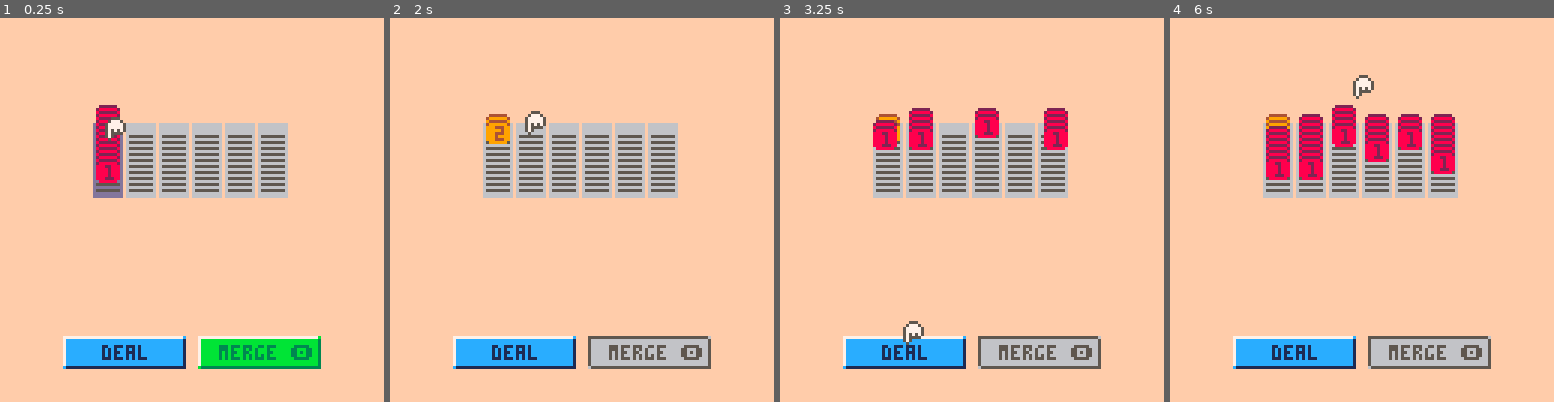
Above: before the commit, frames 1-4 (left to right).
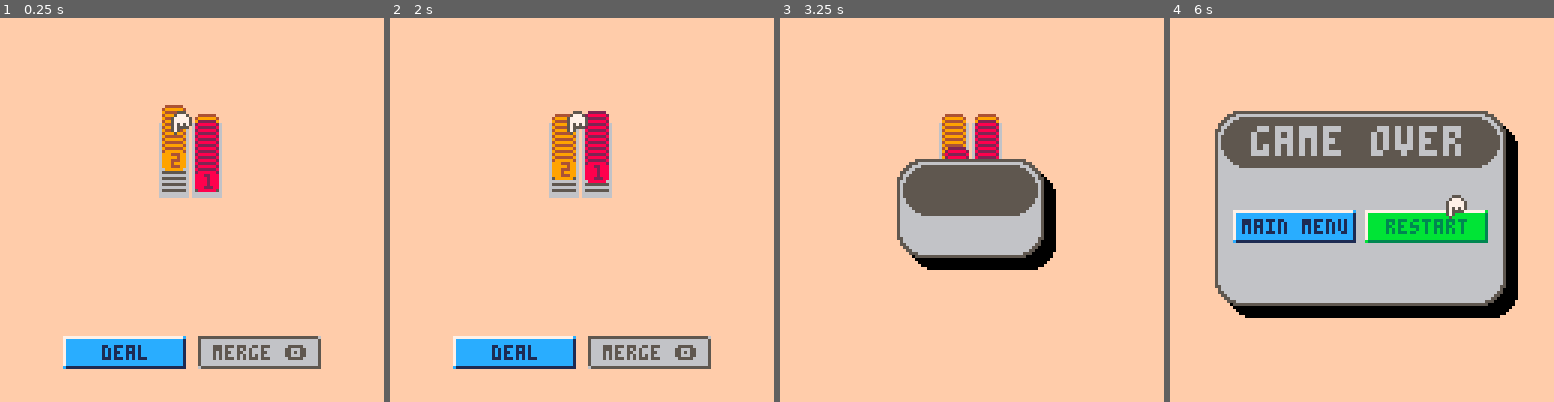
Above: after the commit, the same moments.

Repository: jakesearle/coin-sort
Game: PICO-8 cartridge okay.p8
Two runs of this game, one before a commit and one after it. Both use one fixed random seed, a clock stepped at 60 frames per second and the inputs below.
Inputs:
- Up to frame 1 (0.25 s): no input
- Up to frame 2 (2 s): tap O (Z key) at 0.33, 0.7, 1.43 s; tap X (X key) at 1.07 s; hold Left from 1.97 s (still down)
- Up to frame 3 (3.25 s): tap X (X key) every 0.33 s from 2.07 to 3.07 s; tap O (Z key) at 2.22, 3.1 s; release Left at 2.37 s; hold Down 2.42-2.82 s; hold Right from 2.87 s (still down)
- Up to frame 4 (6 s): tap X (X key) every 0.33 s from 3.4 to 5.73 s; release Right at 3.53 s; hold Up 3.58-4.08 s; tap O (Z key) at 3.98, 4.87, 5.75 s; hold Right 4.13-4.53 s; hold Down 4.58-5.08 s; hold Left 5.13-5.8 s; hold Up from 5.85 s (still down)

The runs differ from the first frame. In frame 1, 12% of the frame differs, in the area x 24-84%, y 22-92%; in frame 2, 9.2%; in frame 3, 22%; in frame 4, 45%, in the area x 11-91%, y 14-92%.

Commit message:
Add gameover screen

Diff:
--- a/button.lua
+++ b/button.lua
@@ -3,9 +3,15 @@
     if button_type == LEVEL_CONFIG.BUTTON_TYPES.merge then
         color = 11
         text = "merge 🅾️"
-    else
+    elseif button_type == LEVEL_CONFIG.BUTTON_TYPES.deal then
         color = 12
         text = "deal"
+    elseif button_type == LEVEL_CONFIG.BUTTON_TYPES.restart then
+        color = 11
+        text = "restart"
+    elseif button_type == LEVEL_CONFIG.BUTTON_TYPES.main_menu then
+        color = 12
+        text = "main menu"
     end
     button = {
         button_type = button_type,
--- a/config.lua
+++ b/config.lua
@@ -3,12 +3,15 @@
 screenheight = 127
 
 level1 = {
-    { 1, 1, 1, 1, 1, 1, 1, 1, 1, 1 },
-    {},
-    {},
-    {},
-    {},
-    {}
+    { 2, 2, 2, 2, 2, 2, 2, 2 },
+    { 2, 1, 1, 1, 1, 1, 1, 1, 1, 1 }
+}
+
+GAME_STATE = {
+    menu = 1,
+    level = 2,
+    game_over_countdown = 3,
+    game_over = 4
 }
 
 LEVEL_STATE = {
@@ -22,7 +25,9 @@
     n_merge_new = 2,
     BUTTON_TYPES = {
         deal = 1,
-        merge = 2
+        merge = 2,
+        restart = 3,
+        main_menu = 4
     },
     BUTTON = {
         height = 10,
--- /dev/null
+++ b/game.lua
@@ -0,0 +1,47 @@
+function make_game()
+    local game = {
+        level = make_level(level1),
+        popup = nil,
+        state = GAME_STATE.level,
+        f = 0,
+        f_gameover = nil
+    }
+
+    function game:update()
+        if self.state == GAME_STATE.level then
+            self.level:update()
+            if self.level:is_gameover() then
+                self.state = GAME_STATE.game_over_countdown
+                self.f_gameover = self.f
+            end
+        elseif self.state == GAME_STATE.game_over_countdown then
+            self.level:update()
+            -- if self.f >= (TIME.second * 2) + self.f_gameover then
+            self.state = GAME_STATE.game_over
+            -- end
+        elseif self.state == GAME_STATE.game_over then
+            if self.popup == nil then
+                self.popup = make_popup("game over", self.main_menu, self.restart)
+            end
+            self.popup:update()
+        end
+        self.f += 1
+    end
+
+    function game:draw()
+        self.level:draw()
+        if self.popup then
+            self.popup:draw()
+        end
+    end
+
+    function game:main_menu()
+        printh("Main menu")
+    end
+
+    function game:restart()
+        printh("Restart")
+    end
+
+    return game
+end
--- a/level.lua
+++ b/level.lua
@@ -90,8 +90,11 @@
     end
 
     function level:draw()
+        local go = self:is_gameover()
         draw_all(self.trays)
-        draw_all(self.buttons)
+        if not go then
+            draw_all(self.buttons)
+        end
 
         -- Draw releasing coins on top
         for tray in all(self.trays) do
@@ -101,8 +104,9 @@
                 end
             end
         end
-
-        self.pointer:draw()
+        if not go then
+            self.pointer:draw()
+        end
     end
 
     function level:update_children()
@@ -450,5 +454,19 @@
         end
     end
 
+    function level:is_gameover()
+        for t in all(self.trays) do
+            if t.is_complete then
+                return false
+            end
+            if t:empty_slots() > 0 then
+                return false
+            end
+        end
+
+        return true
+    end
+
+    level:recalc_active_buttons()
     return level
 end
--- a/main.lua
+++ b/main.lua
@@ -1,20 +1,27 @@
+debug_slowdown = 1
+
 function _init()
     printh("\nSTART:")
     frame = 0
     prev_btn = 0
-    level = make_level(level1)
+    game = make_game()
 end
 
 function _update()
     frame += 1
-    level:update()
-    update_prev_btn()
+    if frame % debug_slowdown == 0 then
+        game:update()
+        update_prev_btn()
+    end
 end
 
 function _draw()
     -- Background
-    cls(15)
-    level:draw()
+    if frame % debug_slowdown == 0 then
+        cls(15)
+        game:draw()
+        -- big_print("text", 50, 50, 11)
+    end
 end
 
 function update_prev_btn()
--- a/okay.p8
+++ b/okay.p8
@@ -4,8 +4,10 @@
 #include button.lua
 #include coin.lua
 #include config.lua
+#include game.lua
 #include level.lua
 #include main.lua
+#include popup.lua
 #include pointer.lua
 #include tray.lua
 #include util.lua
@@ -19,9 +21,9 @@
 007007008888288899499999aaaaa9aabbbbb3bbccccc1cceedeedee222822224494494411111111000000000000000000000000000000000000000000000000
 000000008882228899444499aa9999aabbbbb3bbcc1111cceeddddee222822224499994411111111000000000000000000000000000000000000000000000000
 0000000008888880099999900aaaaaa00bbbbbb00cccccc00eeeeee0022222200444444001111110000000000000000000000000000000000000000000000000
-00055500000555000005550000000000011111100000000000000000000000000000000000000000000000000000000000000000000000000000000000000000
-005777500057775000577750000000001cccccc10000000000000000000000000000000000000000000000000000000000000000000000000000000000000000
-05777775057777750577777500000000c111111c0000000000000000000000000000000000000000000000000000000000000000000000000000000000000000
+000555000005550000055500ffffffff011111100000000000000000000000000000000000000000000000000000000000000000000000000000000000000000
+005777500057775000577750f76d510f1cccccc10000000000000000000000000000000000000000000000000000000000000000000000000000000000000000
+057777750577777505777775ffffffffc111111c0000000000000000000000000000000000000000000000000000000000000000000000000000000000000000
 05777775557777750577777500000000ccc11c1c0000000000000000000000000000000000000000000000000000000000000000000000000000000000000000
 05757575057575700575757500000000c1111c1c0000000000000000000000000000000000000000000000000000000000000000000000000000000000000000
 05755550005555500575757500000000c1cc1c1c0000000000000000000000000000000000000000000000000000000000000000000000000000000000000000
--- /dev/null
+++ b/popup.lua
@@ -0,0 +1,171 @@
+function make_popup(title, main_menu_callback, restart_callback)
+    local b_types = { LEVEL_CONFIG.BUTTON_TYPES.main_menu, LEVEL_CONFIG.BUTTON_TYPES.restart }
+    local button_margin = LEVEL_CONFIG.BUTTON.margin
+
+    local popup = {
+        title = title,
+        x_message = x_message,
+        x_callback = x_callback,
+        o_message = o_message,
+        o_callback = o_callback,
+        t_w = 96,
+        t_h = 64,
+        w = 1,
+        h = 1,
+        r_squircle = 8,
+        t = 0,
+        vw = 0,
+        vh = 0
+    }
+
+    function popup:init()
+        self.buttons = {}
+        for i, t in ipairs(b_types) do
+            local button = make_button(nil, nil, t)
+            add(self.buttons, button)
+        end
+    end
+
+    function popup:update()
+        self.t += 1
+        -- Popup animation
+        if self.w ~= self.t_w or self.h ~= self.t_h then
+            local finished = self:_update_scaling()
+            self:_update_positions()
+            if finished then
+                button_i = 2
+                local x, y = self.buttons[button_i]:get_pointer_xy()
+                self.pointer = make_pointer(nil, x, y)
+                self.pointer.button_i = button_i
+            end
+        end
+
+        if self.pointer then
+            if btnp(➡️) then
+                self:_move_pointer(1)
+            elseif btnp(⬅️) then
+                self:_move_pointer(-1)
+            elseif btnp(❎) then
+                self:_button_down()
+            elseif btnr(❎) then
+                self:_button_up()
+            end
+            self.pointer:update()
+        end
+    end
+
+    function popup:_update_scaling()
+        -- spring animation
+        local stiffness = 0.5
+        local damping = 0.55
+        local velocity_threshold = 0.05
+        -- how slow is "slow enough"
+
+        local dw = self.t_w - self.w
+        local dh = self.t_h - self.h
+
+        self.vw = self.vw * damping + dw * stiffness
+        self.vh = self.vh * damping + dh * stiffness
+
+        self.w += self.vw
+        self.h += self.vh
+
+        local speed = sqrt(self.vw ^ 2 + self.vh ^ 2)
+
+        if speed < velocity_threshold then
+            self.w = self.t_w
+            self.h = self.t_h
+            self.vw = 0
+            self.vh = 0
+            return true
+        end
+
+        return false
+    end
+
+    function popup:_update_positions()
+        self.x = (screenwidth - self.w) \ 2
+        self.y = (screenheight - self.h) \ 2
+
+        if not self.header then self.header = {} end
+        self.header.x = self.x + 2
+        self.header.y = self.y + 2
+        self.header.w = self.w - 4
+        self.header.h = self.r_squircle * 2
+
+        if not self.button_container then self.button_container = {} end
+        self.button_container.x = self.header.x
+        self.button_container.y = self.header.y + self.header.h
+        self.button_container.w = self.header.w
+        self.button_container.h = self.h - self.header.h - self.r_squircle
+
+        local total_button_w = #self.buttons * self.buttons[1].w
+        local margin_w = (self.button_container.w - total_button_w) \ (#self.buttons + 1)
+        local curr_x = self.button_container.x + margin_w
+        for i, b in ipairs(self.buttons) do
+            b.x = curr_x
+            b.y = (self.button_container.h - self.buttons[1].h) \ 2 + self.button_container.y
+            curr_x += margin_w + b.w
+        end
+    end
+
+    function popup:_move_pointer(dir)
+        local new_i = ((self.pointer.button_i - 1 + dir) % #self.buttons) + 1
+        local new_x, new_y = self.buttons[new_i]:get_pointer_xy()
+        self:_get_pointed_button():release()
+        self.pointer:move_to_button(new_i, new_x, new_y)
+    end
+
+    function popup:_button_down()
+        self:_get_pointed_button():press()
+    end
+
+    function popup:_button_up()
+        self:_get_pointed_button():release()
+        local type = self:_get_pointed_button().button_type
+        if type == LEVEL_CONFIG.BUTTON_TYPES.main_menu then
+            main_menu_callback()
+        elseif type == LEVEL_CONFIG.BUTTON_TYPES.restart then
+            restart_callback()
+        end
+    end
+
+    function popup:draw()
+        -- Shadow
+        squircle_fill(self.x + 4, self.y + 4, self.w, self.h, self.r_squircle, 0)
+        -- Border
+        squircle_fill(self.x, self.y, self.w, self.h, self.r_squircle, 5)
+        -- Body
+        squircle_fill(self.x + 1, self.y + 1, self.w - 2, self.h - 2, self.r_squircle, 6)
+        self:_draw_header()
+        -- draw_outline(self.button_container)
+        self:_draw_buttons()
+        if self.pointer then
+            self.pointer:draw()
+        end
+    end
+
+    function popup:_draw_header()
+        -- Header
+        squircle_fill(self.header.x, self.header.y, self.header.w, self.header.h, self.r_squircle, 5)
+        local t_text = "\^w\^t" .. self.title
+        local text_w, _ = text_size(t_text)
+        if self.header.w >= text_w then
+            print_centered(t_text, self.header.x, self.header.y + 1, self.header.w, self.header.h, 6)
+        end
+    end
+
+    function popup:_draw_buttons()
+        local total_button_w = #self.buttons * self.buttons[1].w
+        if self.button_container.w >= total_button_w then
+            draw_all(self.buttons)
+        end
+    end
+
+    function popup:_get_pointed_button()
+        return self.buttons[self.pointer.button_i]
+    end
+
+    popup:init()
+    return popup
+end
--- a/util.lua
+++ b/util.lua
@@ -1,54 +1,42 @@
-function hcenter(s)
-    -- string length times the
-    -- pixels in a char's width
-    -- cut in half and rounded down
-    return (screenwidth / 2) - flr((#s * 4) / 2)
-end
-
-function vcenter(s)
-    -- string char's height
-    -- cut in half and rounded down
-    return (screenheight / 2) - flr(5 / 2)
-end
-
---- collision check
-function is_colliding(obj1, obj2)
-    local x1 = obj1.x
-    local y1 = obj1.y
-    local w1 = obj1.w
-    local h1 = obj1.h
-
-    local x2 = obj2.x
-    local y2 = obj2.y
-    local w2 = obj2.w
-    local h2 = obj2.h
-
-    if (x1 < (x2 + w2) and (x1 + w1) > x2 and y1 < (y2 + h2) and (y1 + h1) > y2) then
-        return true
-    else
-        return false
-    end
-end
-
-function is_even(n)
-    return n % 2 == 0
-end
-
-function average_y(list_of_coins)
-    local total = 0
-    local count = #list_of_coins
-
-    if count == 0 then
-        error("average_y: coin list is empty")
-    end
-
-    for coin in all(list_of_coins) do
-        total += coin.y
-    end
-
-    return total / count
-end
-
+----------
+-- DRAW --
+----------
+function draw_all(list)
+    for x in all(list) do
+        if type(x.draw) == "function" then
+            x:draw()
+        end
+    end
+end
+
+function squircle_fill(x, y, w, h, r, c)
+    rectfill(x + r, y, x + w - r, y + h, c)
+    rectfill(x, y + r, x + w, y + h - r, c)
+    circfill(x + r, y + r, r, c)
+    circfill(x + w - r, y + r, r, c)
+    circfill(x + r, y + h - r, r, c)
+    circfill(x + w - r, y + h - r, r, c)
+end
+
+function draw_outline(obj, color)
+    color = color or obj.c or obj.color or 14
+    assert(obj.x ~= nil, "'obj.x' must not be nil")
+    assert(obj.y ~= nil, "'obj.y' must not be nil")
+    assert(obj.w ~= nil, "'obj.w' must not be nil")
+    assert(obj.h ~= nil, "'obj.h' must not be nil")
+    rect(obj.x, obj.y, obj.x + obj.w, obj.y + obj.h, color)
+end
+
+-----------
+-- INPUT --
+-----------
+function btnr(btn_id)
+    return ((prev_btn & (1 << btn_id)) > 0) and (btn(btn_id) == false)
+end
+
+---------------
+-- LIST UTIL --
+---------------
 function contains(list, item)
     for value in all(list) do
         if value == item then
@@ -58,13 +46,14 @@
     return false
 end
 
-function approx_eq(a, b, tolerance)
-    tolerance = tolerance or 0.1
-    return abs(a - b) < tolerance
-end
-
-function btnr(btn_id)
-    return ((prev_btn & (1 << btn_id)) > 0) and (btn(btn_id) == false)
+function index_of(list, item)
+    for i = 1, #list do
+        if list[i] == item then
+            return i
+        end
+    end
+    -- not found
+    return nil
 end
 
 function remove_items(list, to_remove)
@@ -93,8 +82,9 @@
     return first, second
 end
 
--- pancelor's pq-debugging
-
+-------------
+-- LOGGING --
+-------------
 -- quote all args and print to host console
 -- usage:
 --   pq("handles nils", many_vars, {tables=1, work=11, too=111})
@@ -165,39 +155,51 @@
     return nearest
 end
 
+--------------
+-- MAP UTIL --
+--------------
+function n_keys(t)
+    local count = 0
+    for k, _ in pairs(t) do
+        count += 1
+    end
+    return count
+end
+
+----------
+-- MATH --
+----------
+function approx_eq(a, b, tolerance)
+    tolerance = tolerance or 0.1
+    return abs(a - b) < tolerance
+end
+
+function average_y(list_of_coins)
+    local total = 0
+    local count = #list_of_coins
+
+    if count == 0 then
+        error("average_y: coin list is empty")
+    end
+
+    for coin in all(list_of_coins) do
+        total += coin.y
+    end
+
+    return total / count
+end
+
 function center_xy(item)
     return item.x + (item.w \ 2), item.y + (item.h \ 2)
 end
 
-function index_of(list, item)
-    for i = 1, #list do
-        if list[i] == item then
-            return i
-        end
-    end
-    -- not found
-    return nil
-end
-
-function draw_all(list)
-    for x in all(list) do
-        if type(x.draw) == "function" then
-            x:draw()
-        end
-    end
-end
-
-function print_centered(text, x, y, w, h, color)
-    -- text width (4 pixels per char)
-    local tw = #text * 4
-    -- centered x
-    local tx = x + (w - tw) / 2
-    -- centered y (6 px tall font)
-    local ty = y + (h - 6) / 2
-    -- default color white (7)
-    print(text, tx, ty, color or 7)
-end
-
+function is_even(n)
+    return n % 2 == 0
+end
+
+------------
+-- RANDOM --
+------------
 function random_item(list)
     if #list == 0 then return nil end
     return list[flr(rnd(#list)) + 1]
@@ -211,10 +213,27 @@
     return random_item(keys)
 end
 
-function n_keys(t)
-    local count = 0
-    for k, _ in pairs(t) do
-        count += 1
-    end
-    return count
-end
+----------
+-- TEXT --
+----------
+function big_print(text, x, y, color)
+    assert(text ~= nil, "'text' must not be nil")
+    assert(x ~= nil, "'x' must not be nil")
+    assert(y ~= nil, "'y' must not be nil")
+    assert(color ~= nil, "'color' must not be nil")
+    print("\^w\^t" .. text, x, y, color)
+end
+
+function print_centered(text, x, y, w, h, color)
+    color = color or 0
+    local tw, th = text_size(text)
+    local tx = (w - tw) / 2 + x
+    local ty = (h - th) / 2 + y
+    print(text, tx, ty, color)
+end
+
+function text_size(text)
+    local offscreen_offset = -100
+    local x, y = print(text, 0, offscreen_offset)
+    return x, y - offscreen_offset
+end
Not shown, changed: TODO.md
